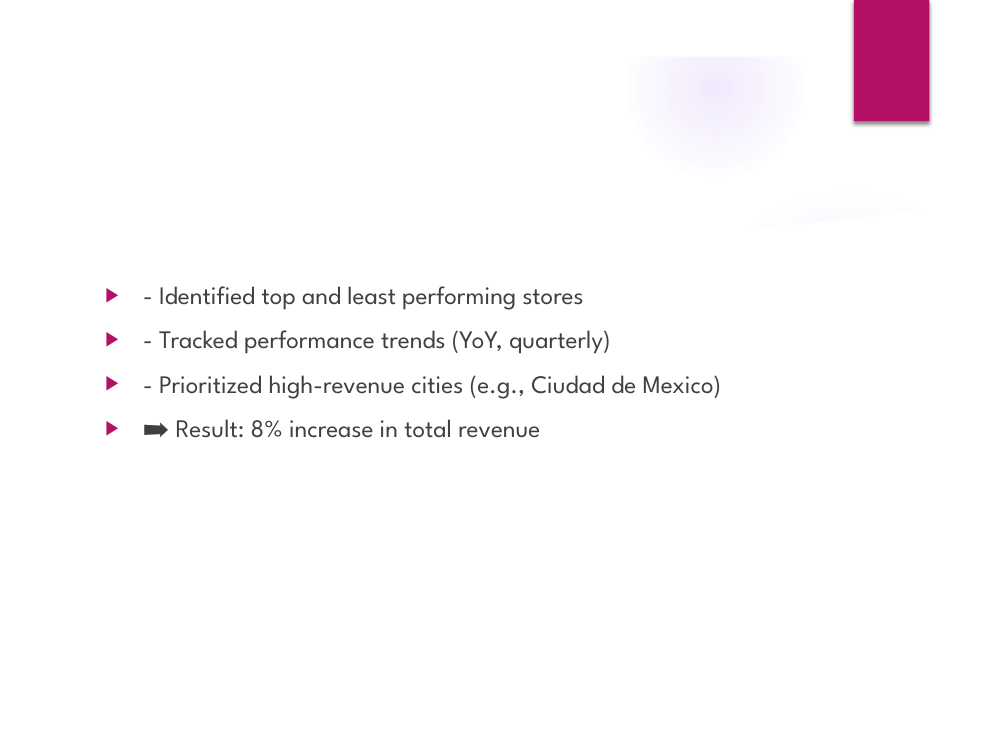
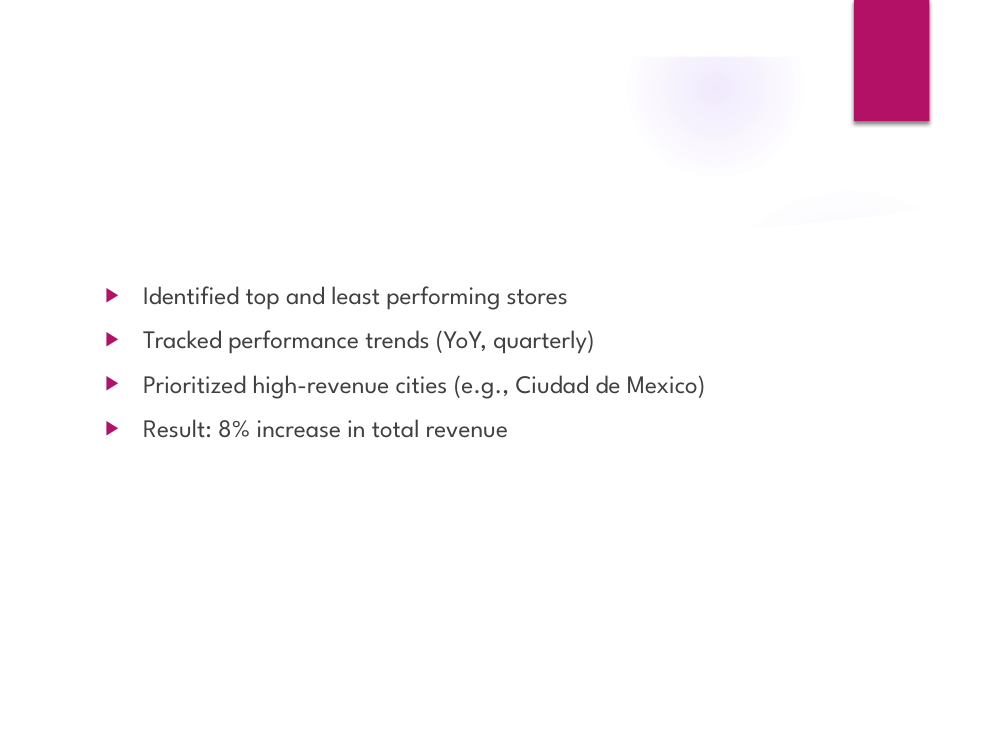
Before and after one commit to av3011/Data_Analyst_Projects, a slide deck: slide 7 of Multi_Store_Sales_Analysis/Multi_Store_Report.pptx. Drawn at 1008x756 pixels with LibreOffice and Linux fonts; fonts in the diff are those of the drawing; background and template pictures are left out. Boxes give left, top, right and bottom in pixels: in the first picture for what was removed or moved away, otherwise in the second. Text is boxed around its words. In the diff, an @@ line names an element or a change of style, - is before the commit and + after.

```diff
--- a/Multi_Store_Sales_Analysis/Multi_Store_Report.pptx
+++ b/Multi_Store_Sales_Analysis/Multi_Store_Report.pptx
@@ text at [143,286,706,438]: text changed @@
-▶ - Identified top and least performing stores
-▶ - Tracked performance trends (YoY, quarterly)
-▶ - Prioritized high-revenue cities (e.g., Ciudad de Mexico)
-▶ ➡ Result: 8% increase in total revenue
+▶ Identified top and least performing stores
+▶ Tracked performance trends (YoY, quarterly)
+▶ Prioritized high-revenue cities (e.g., Ciudad de Mexico)
+▶ Result: 8% increase in total revenue
```
Also in this commit, not shown: 1 other slide changed, 11 other files.
